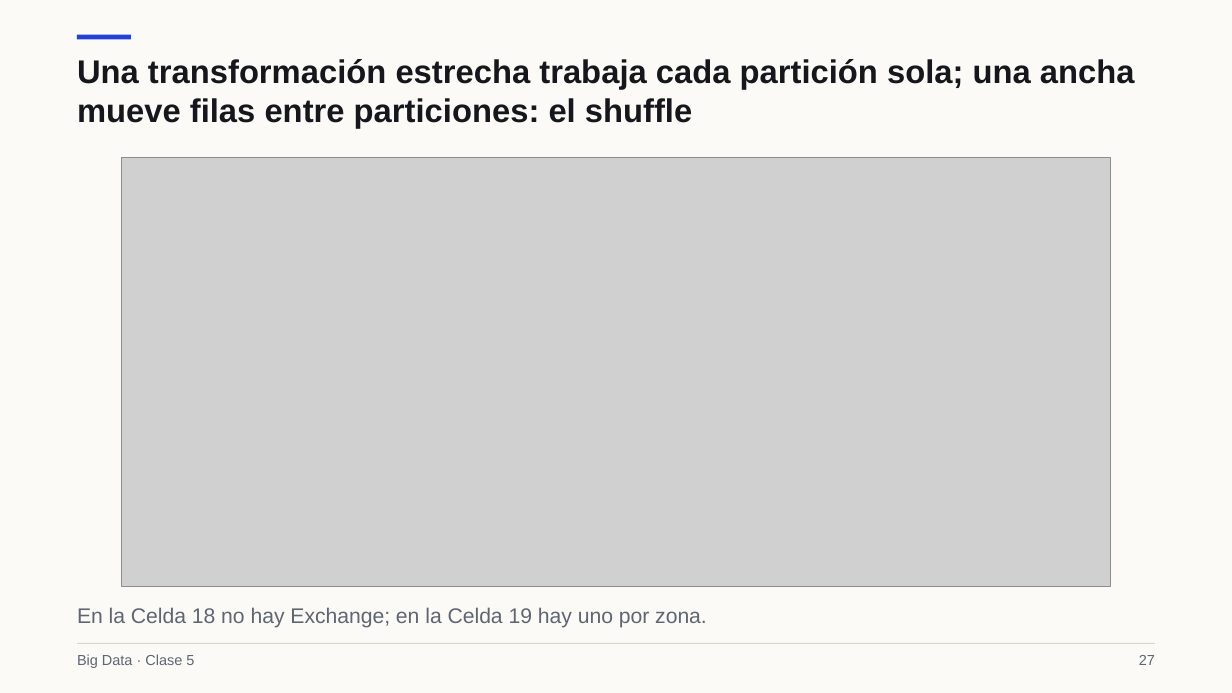
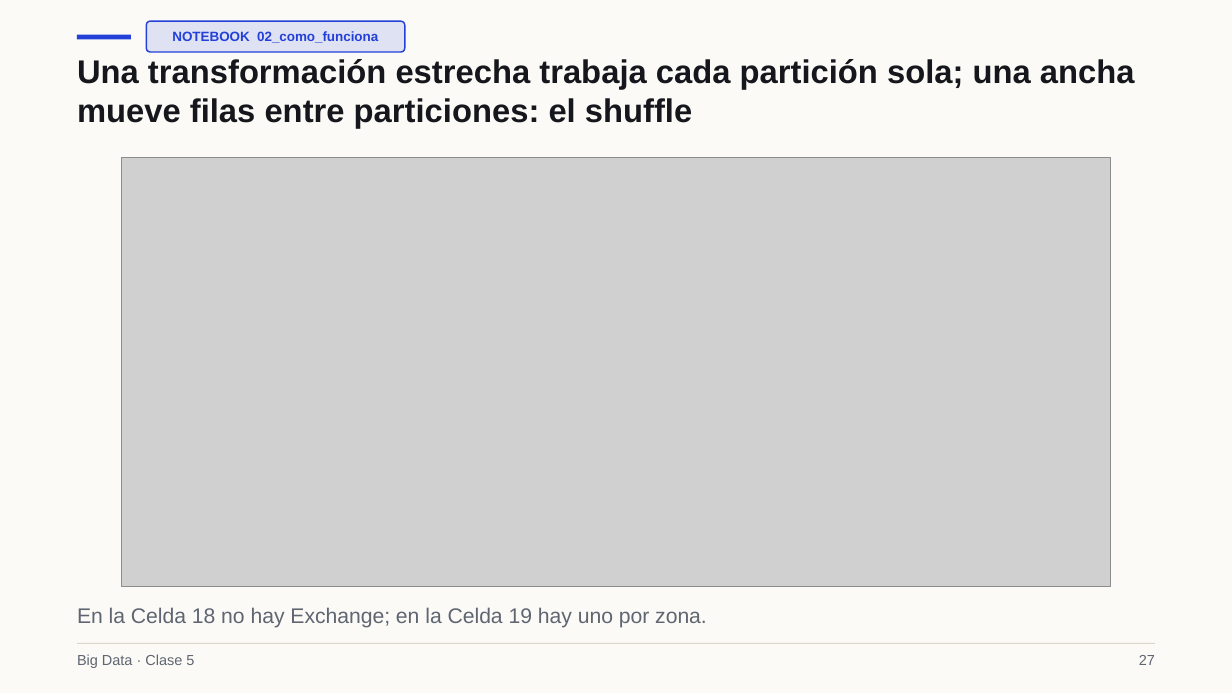
Before and after one commit to Apaezc/bigdata-udem-2026, a slide deck: slide 27 of curso/clase05/deck/slides.pptx. Drawn at 1232x693 pixels with LibreOffice and Linux fonts; fonts in the diff are those of the drawing; grey boxes stand for pictures. Boxes give left, top, right and bottom in pixels: in the first picture for what was removed or moved away, otherwise in the second. Text is boxed around its words. In the diff, an @@ line names an element or a change of style, - is before the commit and + after.

```diff
--- a/curso/clase05/deck/slides.pptx
+++ b/curso/clase05/deck/slides.pptx
@@ rounded rectangle added at [146, 21, 405, 52], fill #DFE2F2, outline #2340D8 1.12 pt @@
@@ text added at [172, 31, 378, 43], 10.5 pt, text #2340D8, bold @@
+NOTEBOOK 02_como_funciona
```
Also in this commit, not shown: 26 other slides changed, 1 slide added, 1 slide removed, 13 other files.
